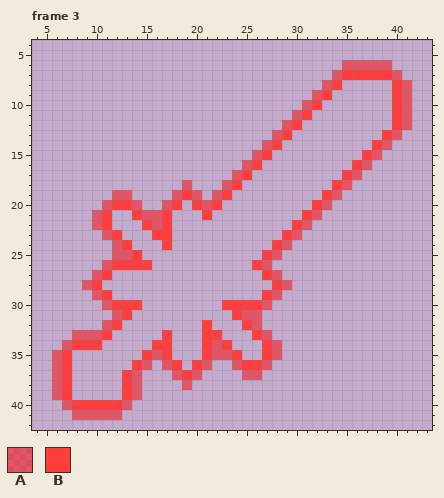
Edited in one commit: pixel-art file (SunsetSword.aseprite). The first picture shows the starting point.
48x48 pixels, 3 frames. Shown: frame 3: x 4..43, y 4..42.
Palette (. is transparent): A #ff000080  B #ff3d3d
Pixels before, frame 3, first column x 6:
 6 .............................AAAAA..
 7 ............................ABBBBBA.
 8 ...........................AB.....BA
 9 ..........................AB......BA
10 .........................AB.......BA
11 ........................AB........BA
12 .......................AB.........BA
13 ......................AB.........BA.
14 .....................AB.........BA..
15 ....................AB.........BA...
16 ...................AB.........BA....
17 ..................AB.........BA.....
18 .............A...AB.........BA......
19 ......AA....ABA.AB.........BA.......
20 .....ABBA..AB.BAB.........BA........
21 ....AB..BAAB...B.........BA.........
22 ....AB...BAB............BA..........
23 .....AB...BB...........BA...........
24 ......AB...B..........BA............
25 ......AAB............BA.............
26 .....ABBBB..........BA..............
27 ....AB...............BA.............
28 ...AB.................BA............
29 ....AB...............BA.............
30 .....ABBB........BBBBA..............
31 ......AB..........BAA...............
32 .....AB........B...BA...............
33 ..AAAB.....B...BB...BA..............
34 .ABBB.....BB...BAB...BA.............
35 AB.......BAB...BAAB..BA.............
36 AB......BA.AB.BA..ABBA..............
37 AB.....BA...ABA....AA...............
38 AB.....BA....A......................
39 AB.....BA...........................
40 .ABBBBBA............................
41 ..AAAAA.............................
Now the later version:
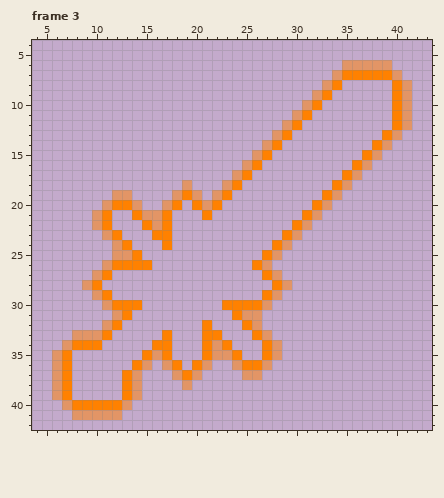
Diff:
colour A: #ff000080 -> #ff810080
colour B: #ff3d3d -> #ff8100
Pixel boxes of the changes (left, top, right, bottom) in both pictures:
changed: (52, 60, 412, 420)
